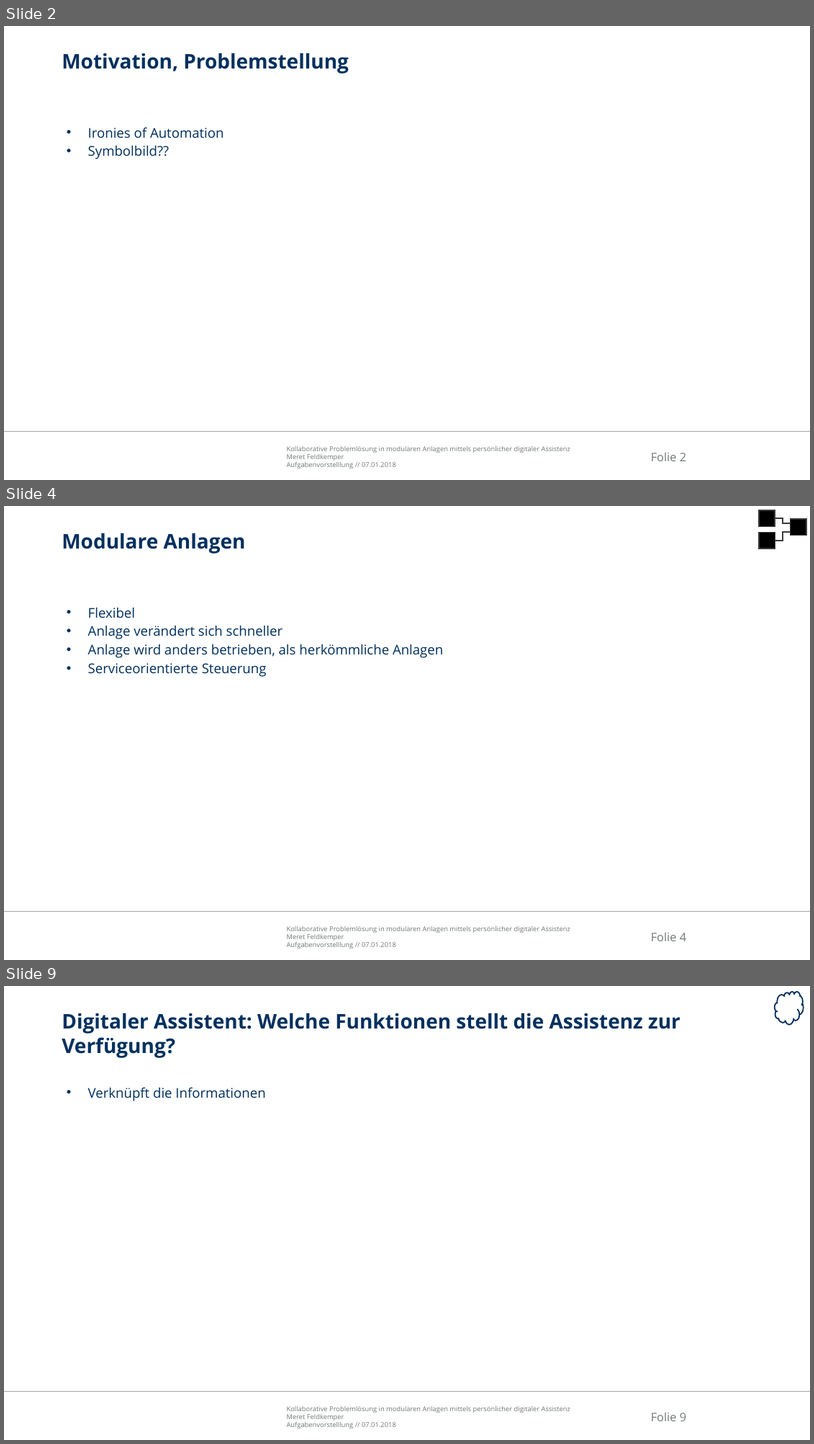
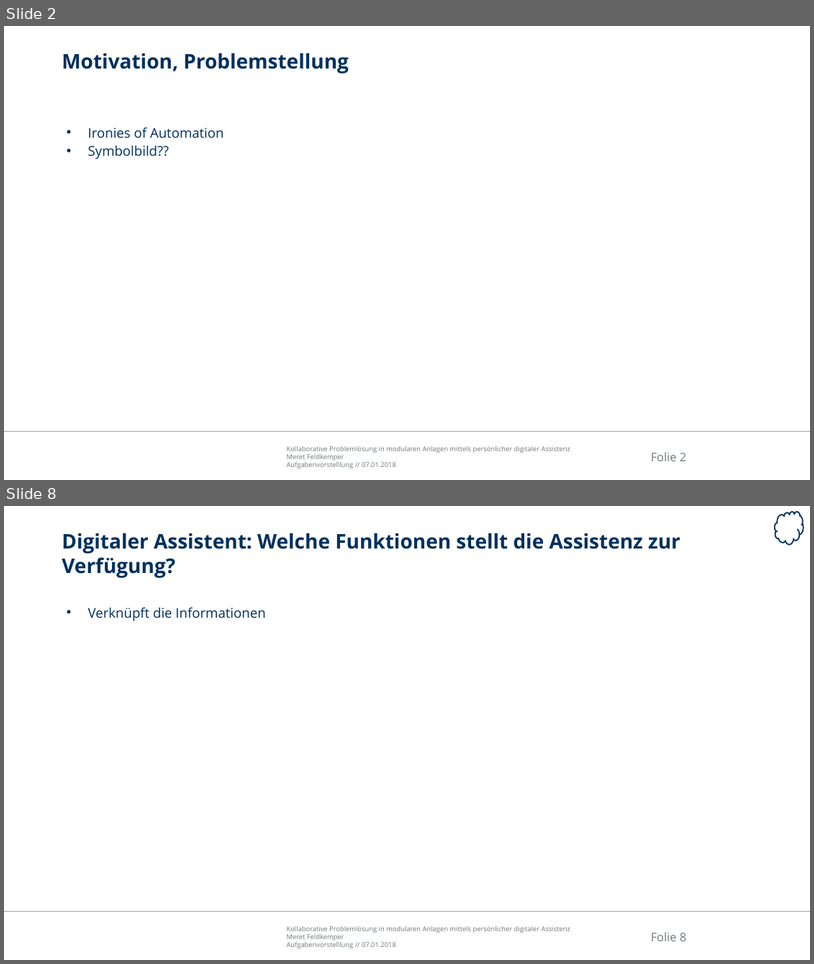
Before and after one commit to Ral3007/Diplomarbeit, a slide deck: Dokumente/Präsentationen/2019-01-07_DA_Feldkemper_Aufgabenvorstellung.pptx. Shown one above the other, each under a label of ours: slides 2, 4 and 9 before the commit, slides 2 and 8 after it; the slides between them are not shown. The pictures are 814x1444 and 814x964 pixels, drawn with LibreOffice and Linux fonts; fonts in the diff are those of the drawing; background and template pictures are left out. Boxes give left, top, right and bottom in pixels: in the first picture for what was removed or moved away, otherwise in the second. Text is boxed around its words. In the diff, an @@ line names an element or a change of style, - is before the commit and + after.

```diff
--- a/Dokumente/Präsentationen/2019-01-07_DA_Feldkemper_Aufgabenvorstellung.pptx
+++ b/Dokumente/Präsentationen/2019-01-07_DA_Feldkemper_Aufgabenvorstellung.pptx
@@ slide 4 removed at bbox=[4, 506, 810, 960], background #FFFFFF; not listed: 3 template elements that a slide beside it also shows @@
@@ title removed at bbox=[62, 533, 246, 554] @@
-Modulare Anlagen
@@ group removed at bbox=[759, 510, 808, 548]: 3 rectangles, 2 elbow lines @@
@@ text removed at bbox=[88, 607, 443, 677] @@
-  • Flexibel
-  • Anlage verändert sich schneller
-  • Anlage wird anders betrieben, als herkömmliche Anlagen
-  • Serviceorientierte Steuerung
@@ what was slide 9 is now slide 8 @@
@@ page number at bbox=[651, 932, 687, 941]: text changed @@
-Folie 9
+Folie 8
```
Also in this commit, not shown: 5 slides changed, 2 slides added, 1 other slide removed, 24 other files.
